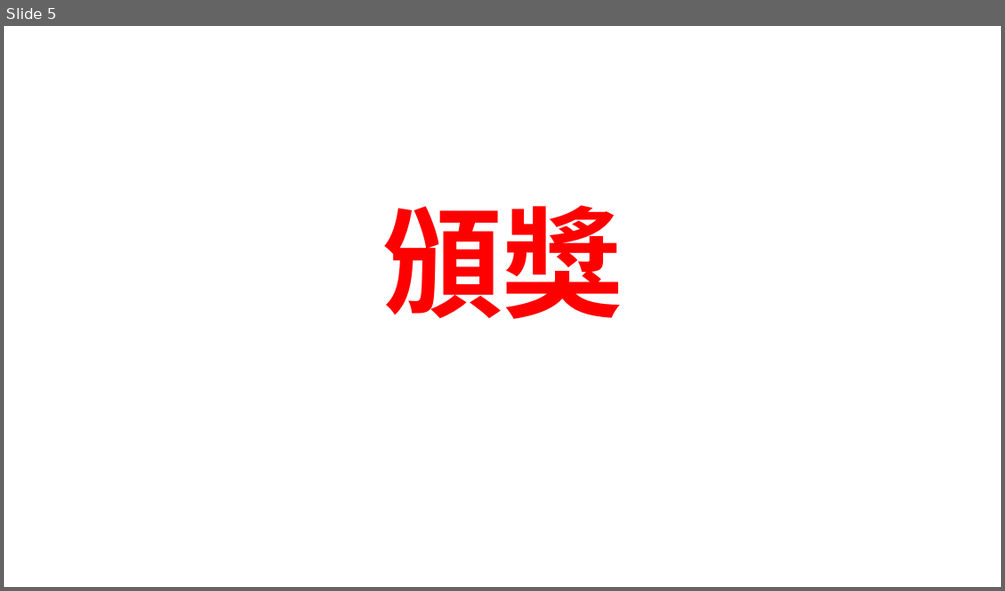
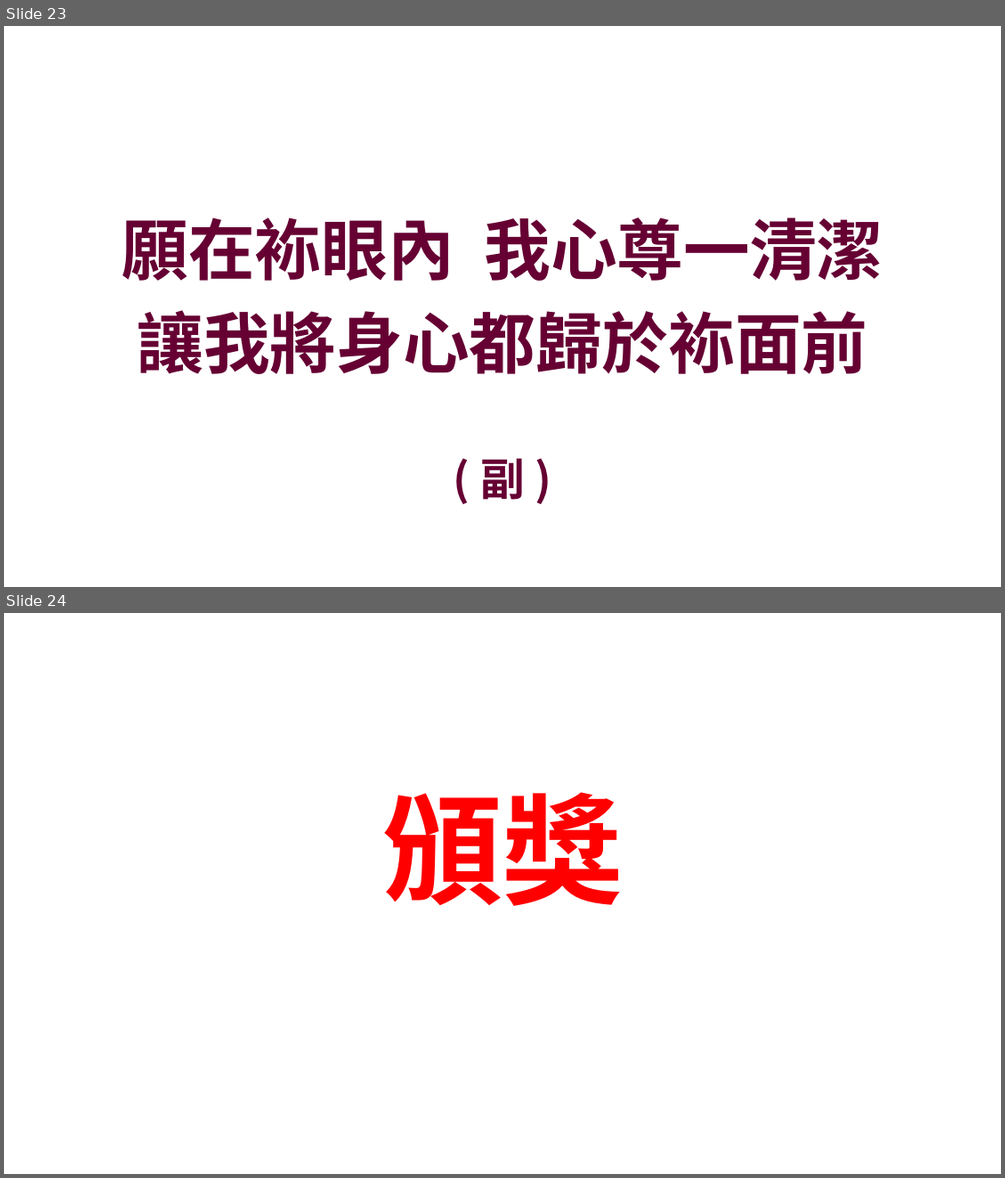
Before and after one commit to batisuoc/bible-school, a slide deck: 2022年主日學結業禮頒獎.pptx. Shown one above the other, each under a label of ours: slide 5 before the commit, slides 23 and 24 after it. The pictures are 1005x591 and 1005x1178 pixels, drawn with LibreOffice and Linux fonts; fonts in the diff are those of the drawing; background and template pictures are left out. Boxes give left, top, right and bottom in pixels: in the first picture for what was removed or moved away, otherwise in the second. Text is boxed around its words. In the diff, an @@ line names an element or a change of style, - is before the commit and + after.

```diff
--- a/2022年主日學結業禮頒獎.pptx
+++ b/2022年主日學結業禮頒獎.pptx
@@ slide 23 added at (x1=4, y1=26, x2=1001, y2=587), background picture (left out) @@
@@ text added at (x1=122, y1=217, x2=883, y2=374), 64 pt, text #660033, bold @@
+願在袮眼內 我心尊一清潔
+讓我將身心都歸於袮面前
@@ text added at (x1=480, y1=458, x2=525, y2=499), 42.7 pt, text #660033, bold @@
+( 副 )
@@ what was slide 5 is now slide 24 @@
```
Also in this commit, not shown: 18 other slides added.
